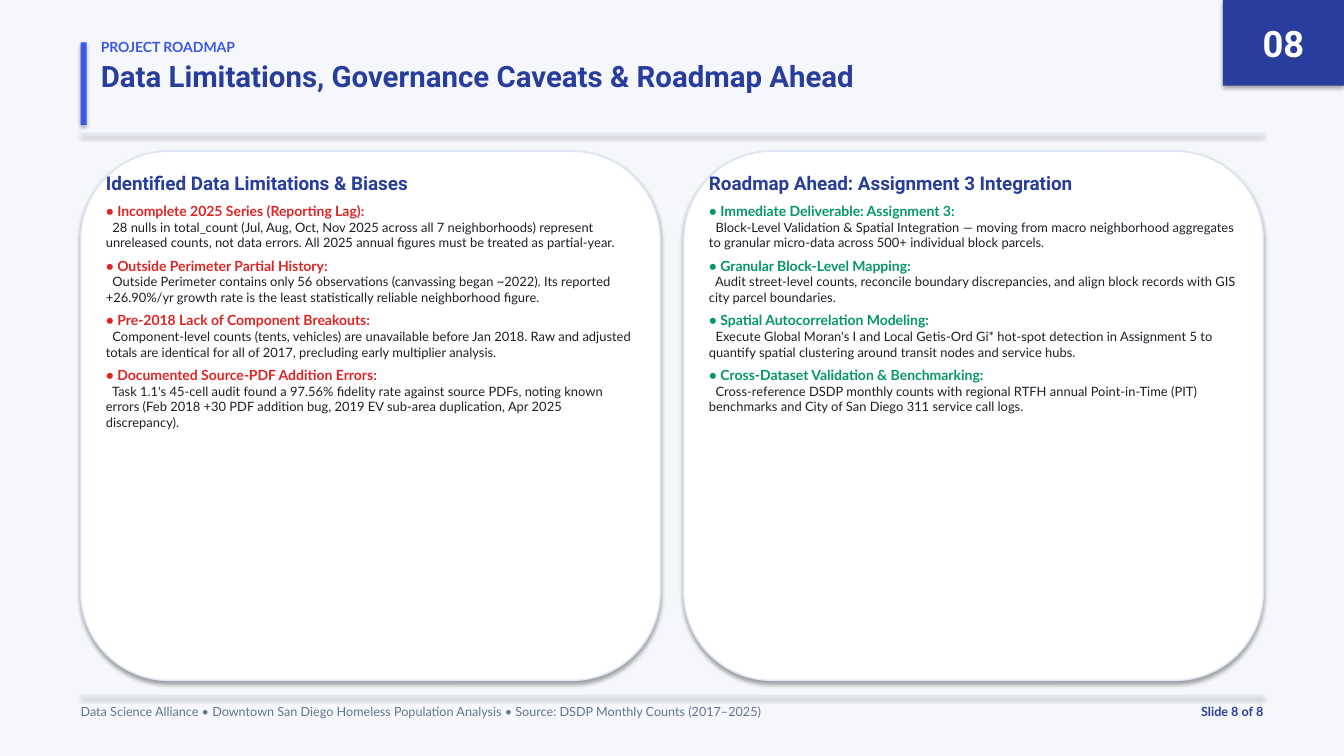
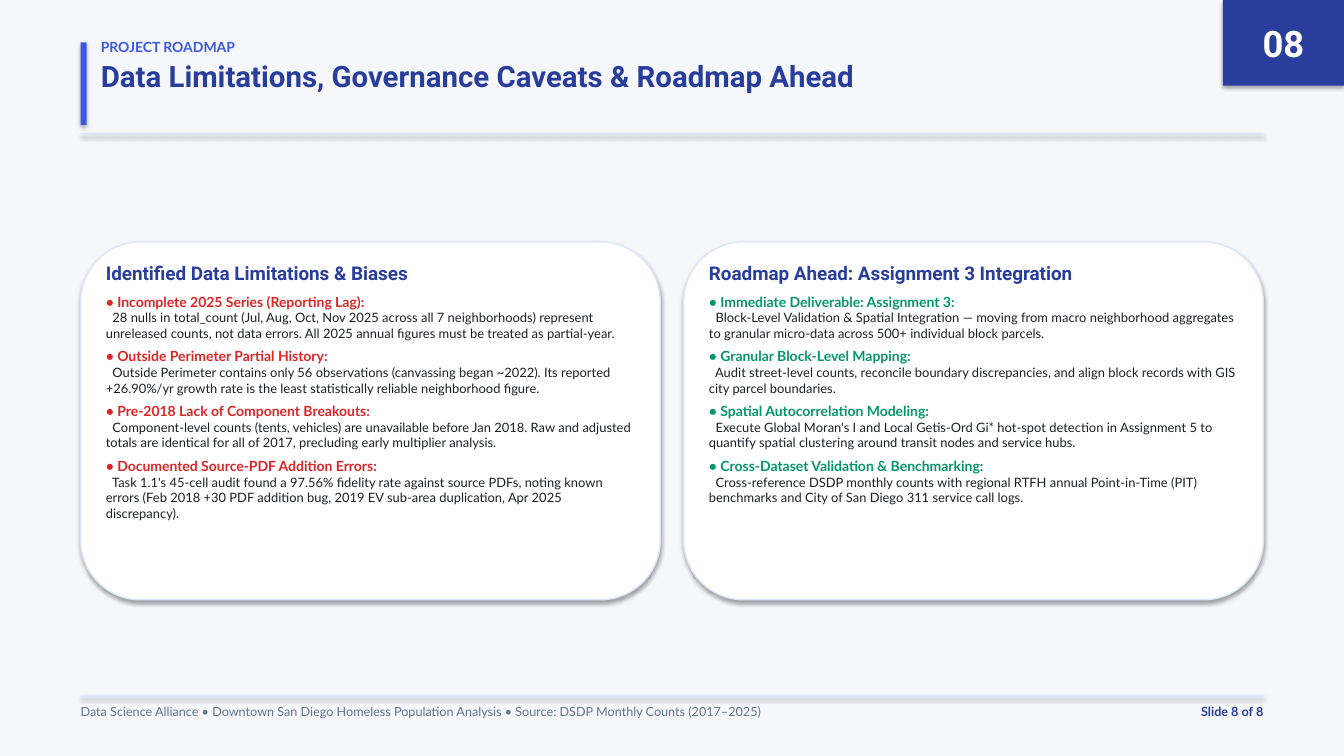
Before and after one commit to CapMorningStar/Downtown-Homeless-Analysis, a slide deck: slide 8 of EDA_Presentation.pptx. Drawn at 1344x756 pixels with LibreOffice and Linux fonts; fonts in the diff are those of the drawing. Boxes give left, top, right and bottom in pixels: in the first picture for what was removed or moved away, otherwise in the second. Text is boxed around its words. In the diff, an @@ line names an element or a change of style, - is before the commit and + after.

```diff
--- a/EDA_Presentation.pptx
+++ b/EDA_Presentation.pptx
@@ rounded rectangle: place and size @@
-rounded rectangle at (81, 151, 660, 681)
+rounded rectangle at (81, 242, 660, 600)
@@ text "Identified Data Limitations & Biases": place and size @@
-text "Identified Data Limitations & Biases" at (106, 175, 631, 430)
+text "Identified Data Limitations & Biases" at (106, 265, 631, 520)
@@ rounded rectangle: place and size @@
-rounded rectangle at (684, 151, 1263, 681)
+rounded rectangle at (684, 242, 1263, 600)
@@ text "Roadmap Ahead: Assignment 3 Integration": place and size @@
-text "Roadmap Ahead: Assignment 3 Integration" at (709, 176, 1235, 414)
+text "Roadmap Ahead: Assignment 3 Integration" at (709, 266, 1235, 505)
```
Also in this commit, not shown: 6 other slides changed, 4 other files.
